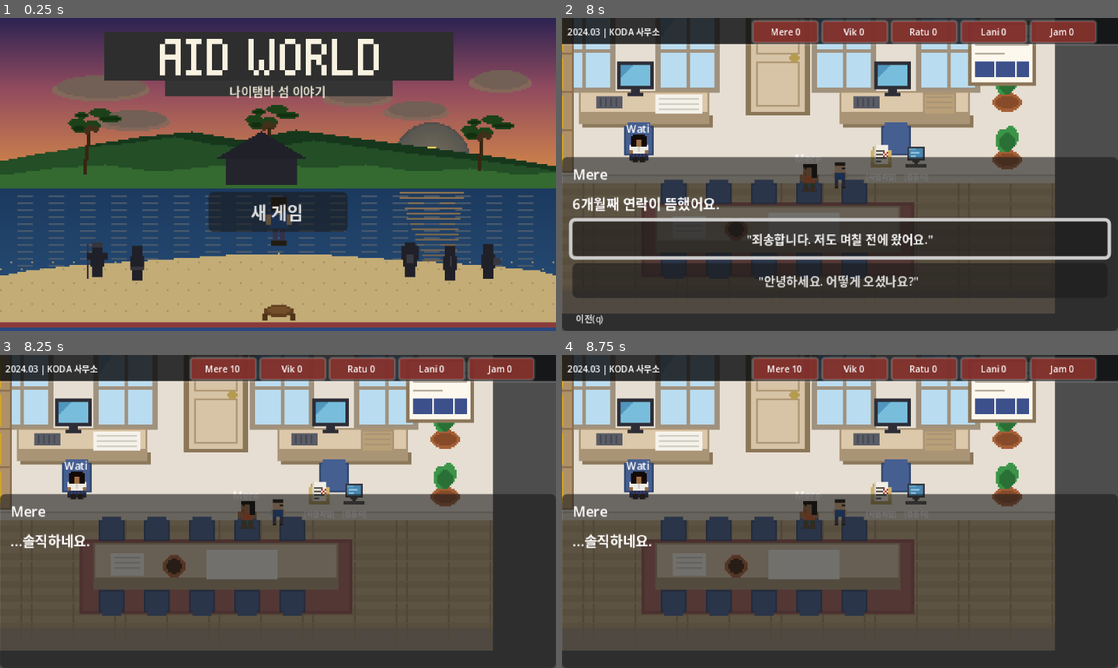
Above: before the commit, frames 1-4 (two rows, left to right).
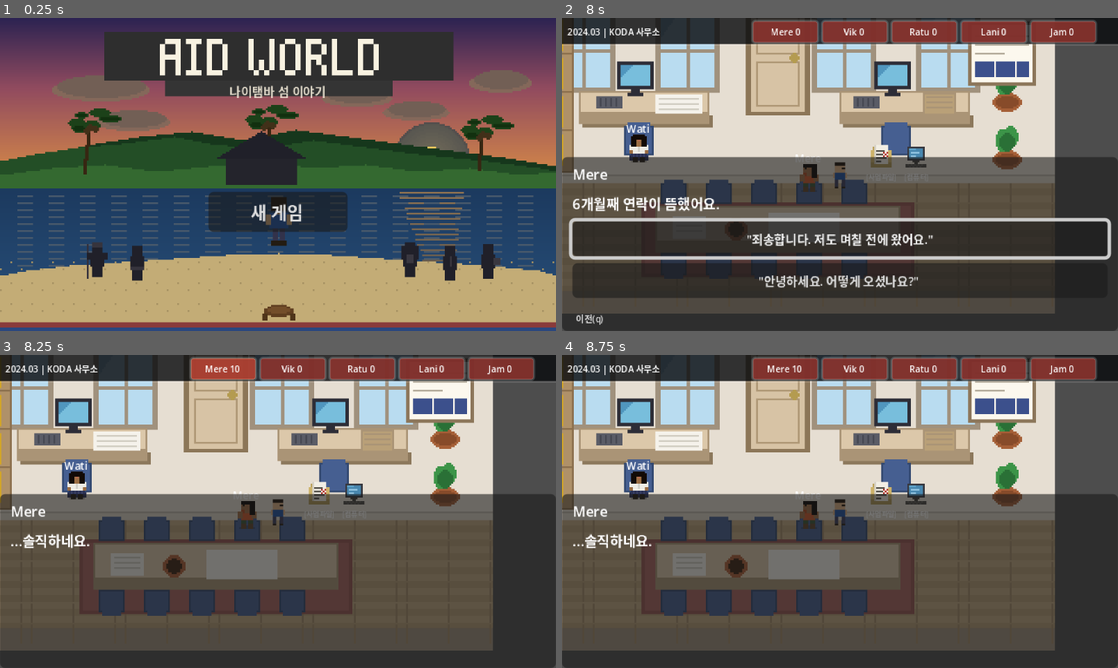
Above: after the commit, the same moments.

Repository: amnotyoung/idc-game
Game: Godot game, scene res://scenes/ui/title_screen.tscn
The game is run twice, just before and just after one commit, with the same random seed, the same clock (stepped at 60 frames per second) and the same inputs.
Inputs (mouse positions are in pixels of both pictures, inside the frame that each line leads up to):
- Up to frame 1 (0.25 s): no input
- Up to frame 2 (8 s): click "새 게임" at 0.5 s; tap Enter (ui_accept) at 1.25, 1.52, 3.02, 3.5, 4.52, 5.27, 5.75, 6.02, 6.5, 7.25, 7.52 s; move the mouse to (962, 158) at 1.27 s; hold Right (ui_right) 1.28-2 s; hold Shift 1.28-2 s; click (962, 158) at 1.42 s; click "이전(q)" at 2 s; move the mouse to (728, 190) at 2.77 s; hold Down (ui_down) 2.78-3.53 s; tap Q every 1.5 s from 2.85 to 7.35 s; move the mouse to (895, 105) at 3.52 s; hold Right (ui_right) 3.53-4.28 s; hold Shift 3.53-4.28 s; move the mouse to (812, 237) at 4.27 s; hold Up (ui_up) 4.28-5.03 s; click (812, 237) at 4.42 s; move the mouse to (1006, 221) at 5.02 s; hold Shift 5.03-5.78 s; hold Left (ui_left) 5.03-6.53 s; move the mouse to (673, 127) at 5.77 s; move the mouse to (867, 174) at 6.52 s; hold Down (ui_down) 6.53-7.28 s; hold Shift 6.53-7.28 s; click (867, 174) at 6.67 s; move the mouse to (756, 96) at 7.27 s; hold Right (ui_right) from 7.28 s (still down)
- Up to frame 3 (8.25 s): release Right (ui_right) at 8 s; click "'죄송합니다. 저도 며칠 전에 왔어요.'" at 8 s
- Up to frame 4 (8.75 s): no input

Frames 1-2 are identical in both runs. In frame 3, 0.7% of the frame differs, in the area x 34-46%, y 1-8%; in frame 4, nothing differs.

Commit message:
issue#1: 선택 즉각 피드백 — HUD 칩 플래시
- 신뢰 변화 시 해당 이해관계자 칩이 상승=따뜻한 빛/하락=붉은 빛으로
  짧게 빛나 '방금 한 선택이 관계에 영향을 줬다'를 즉각 전달
- 재방문 대사 분기/메일 4단계 톤/회복 힌트와 함께 만회 루프를 체감

Co-Authored-By: Claude Opus 4.8 (1M context) <noreply@anthropic.com>

Diff:
--- a/scripts/ui/status_bar.gd
+++ b/scripts/ui/status_bar.gd
@@ -129,6 +129,13 @@
 	style.content_margin_bottom = 0
 	panel.add_theme_stylebox_override("panel", style)
 
+	# 변화 시 잠깐 플래시 — "방금 한 선택이 관계에 영향을 줬다"는 즉각 피드백
+	# 상승은 따뜻한 빛, 하락은 붉은 빛으로 짧게 빛났다가 원복
+	if delta != 0:
+		panel.modulate = Color(1.5, 1.5, 1.2) if delta > 0 else Color(1.7, 0.7, 0.7)
+		var tw := get_tree().create_tween()
+		tw.tween_property(panel, "modulate", Color(1, 1, 1), 0.5)
+
 func _tier_label(value: int) -> String:
 	if value >= 70:
 		return "협력적"
